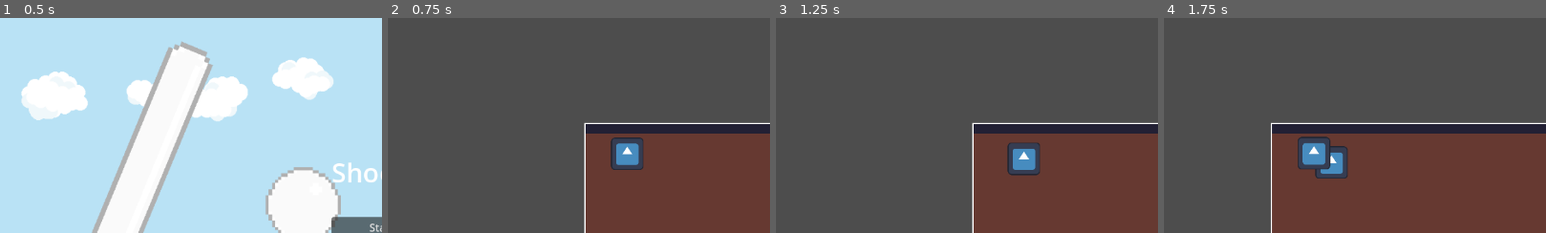
Above: before the commit, frames 1-4 (left to right).
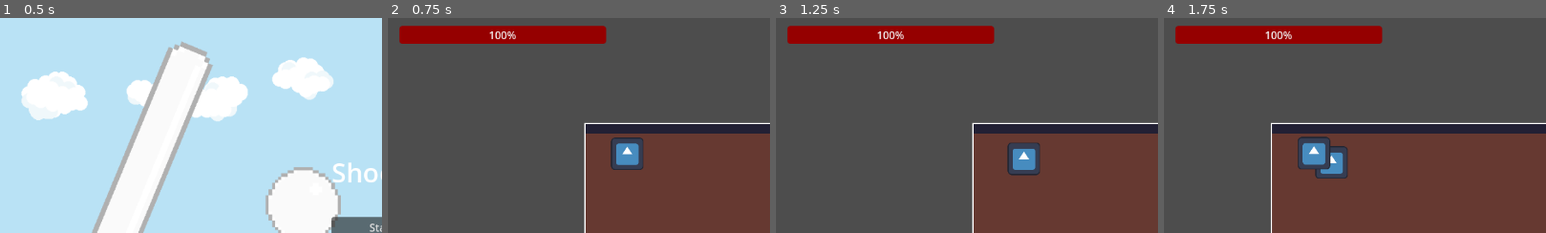
Above: after the commit, the same moments.

Repository: adel-bensalem/shooter
Game: Godot game, scene res://root.tscn
Two runs of this game, one before a commit and one after it. Both use one fixed random seed, a clock stepped at 60 frames per second and the inputs below. The engine's default icon, where the game draws it, is replaced by a stand-in: a white triangle on a blue panel in a dark square.
Inputs (mouse positions are % of the whole screen's width and height, from its top left):
- Up to frame 1 (0.5 s): no input
- Up to frame 2 (0.75 s): click "Start" at 0.5 s
- Up to frame 3 (1.25 s): no input
- Up to frame 4 (1.75 s): tap Enter at 1.25 s; move the mouse to (72, 45) at 1.27 s; hold Right (move_right) from 1.28 s (still down); click (72, 45) at 1.35 s
The pictures show only the part of the screen within x 0-50%, y 0-50%; the shares and areas given below are measured in that part.

Frame 1 is identical in both runs. In frame 2, 4.6% of the frame differs, in the area x 3-58%, y 3-12%; in frame 3, 4.6%; in frame 4, 4.6%.

Commit message:
add player health

Diff:
--- a/common/bullet/bullet.gd
+++ b/common/bullet/bullet.gd
@@ -5,6 +5,7 @@
 
 @export var speed: int = 100
 @export var target: Vector2 = Vector2.ZERO
+@export var damage: float = 10
 
 var initial_position = Vector2.ZERO
 
@@ -26,3 +27,6 @@
 	var has_gone_beyond_y = (target.y <= position.y) if direction.y < 0 else (target.y >= position.y)
 
 	return has_gone_beyond_x && has_gone_beyond_y
+
+func get_attack_damage():
+	return damage
--- a/common/enemy/enemy.gd
+++ b/common/enemy/enemy.gd
@@ -2,12 +2,37 @@
 
 signal collide(enemy: CharacterBody2D, collision: KinematicCollision2D)
 
-@export var speed = 30.0
+@export var speed: float = 30.0
 @export var target: CharacterBody2D
+@export var damage: float = 10
+@export var max_health: float = 100:
+	set(h):
+		health = h
+		max_health = h
 
+@onready var health_bar = $HealthBar
+
+var health = 100:
+	set(h):
+		health = h
+		$HealthBar.health = h
 
 func _physics_process(delta):
+	if is_dead():
+		return
+
 	var collision = move_and_collide((target.position - position).normalized() * delta * speed)
 
 	if !!collision:
 		collide.emit(self, collision)
+
+	health_bar.visible = health < max_health
+
+func is_dead():
+	return health <= 0
+
+func take_damage(damage: float):
+	health -= damage
+
+func get_attack_damage():
+	return damage
--- a/common/enemy/enemy.tscn
+++ b/common/enemy/enemy.tscn
@@ -1,7 +1,8 @@
-[gd_scene load_steps=4 format=3 uid="uid://m8pk3046l8k6"]
+[gd_scene load_steps=5 format=3 uid="uid://m8pk3046l8k6"]
 
 [ext_resource type="Script" path="res://common/enemy/enemy.gd" id="1_ewsu0"]
 [ext_resource type="Texture2D" uid="uid://cjm6spgsu2ny0" path="res://icon.svg" id="1_wgtgn"]
+[ext_resource type="PackedScene" uid="uid://dphonhl5srxks" path="res://common/health_bar/health_bar.tscn" id="2_e5b1u"]
 
 [sub_resource type="RectangleShape2D" id="RectangleShape2D_gae2o"]
 size = Vector2(50.5, 52)
@@ -11,6 +12,10 @@
 collision_mask = 11
 script = ExtResource("1_ewsu0")
 
+[node name="HealthBar" parent="." instance=ExtResource("2_e5b1u")]
+visible = false
+position = Vector2(-15, -39)
+
 [node name="Sprite2D" type="Sprite2D" parent="."]
 position = Vector2(0, 1)
 scale = Vector2(0.382812, 0.382812)
--- /dev/null
+++ b/common/health_bar/health_bar.gd
@@ -0,0 +1,10 @@
+extends Node2D
+
+@export var health: float:
+	set(h):
+		$ProgressBar.value = h
+		health = h
+@export var max_health: float:
+	set(th):
+		$ProgressBar.max_value = th
+		max_health = th
--- /dev/null
+++ b/common/health_bar/health_bar.tscn
@@ -0,0 +1,16 @@
+[gd_scene load_steps=3 format=3 uid="uid://dphonhl5srxks"]
+
+[ext_resource type="Script" path="res://common/health_bar/health_bar.gd" id="1_uuesv"]
+
+[sub_resource type="StyleBoxFlat" id="StyleBoxFlat_2ta0m"]
+bg_color = Color(0.698039, 0, 0, 1)
+
+[node name="HealthBar" type="Node2D"]
+script = ExtResource("1_uuesv")
+
+[node name="ProgressBar" type="ProgressBar" parent="."]
+offset_right = 31.0
+offset_bottom = 7.0
+theme_override_font_sizes/font_size = 1
+theme_override_styles/fill = SubResource("StyleBoxFlat_2ta0m")
+value = 100.0
--- /dev/null
+++ b/common/hud/hud.gd
@@ -0,0 +1,10 @@
+extends CanvasLayer
+
+@export var health: float:
+	set(h):
+		$HealthBar.value = h
+		health = h
+@export var max_health: float:
+	set(th):
+		$HealthBar.max_value = th
+		max_health = th
--- /dev/null
+++ b/common/hud/hud.tscn
@@ -0,0 +1,28 @@
+[gd_scene load_steps=3 format=3 uid="uid://b6ymeqvwjsxuw"]
+
+[ext_resource type="Script" path="res://common/hud/hud.gd" id="1_6rykm"]
+
+[sub_resource type="StyleBoxFlat" id="StyleBoxFlat_yjum6"]
+bg_color = Color(0.584314, 0, 0, 1)
+corner_radius_top_left = 5
+corner_radius_top_right = 5
+corner_radius_bottom_right = 5
+corner_radius_bottom_left = 5
+
+[node name="HUD" type="CanvasLayer"]
+script = ExtResource("1_6rykm")
+
+[node name="ReferenceRect" type="ReferenceRect" parent="."]
+anchors_preset = 15
+anchor_right = 1.0
+anchor_bottom = 1.0
+grow_horizontal = 2
+grow_vertical = 2
+
+[node name="HealthBar" type="ProgressBar" parent="."]
+offset_left = 17.0
+offset_top = 12.0
+offset_right = 329.0
+offset_bottom = 39.0
+theme_override_styles/fill = SubResource("StyleBoxFlat_yjum6")
+value = 100.0
--- a/scenes/game/test_level/test_level.gd
+++ b/scenes/game/test_level/test_level.gd
@@ -4,15 +4,24 @@
 
 @onready var player = $Player
 @onready var spawn_point = $SpawnPoint
-@onready var timer = $Timer
+@onready var spawn_timer = $SpawnTimer
+@onready var invincibility_timer = $InvincibilityTimer
+@onready var hud = $HUD
 
 var enemy_scene = preload("res://common/enemy/enemy.tscn")
 var bullet_scene = preload("res://common/bullet/bullet.tscn")
 
+var player_health = 100:
+	set(h):
+		player_health = h
+		$HUD.health = h
+var is_player_invincible = false
+
 func _ready():
 	spawn_enemy()
 
-	timer.timeout.connect(on_timeout)
+	spawn_timer.timeout.connect(on_spawn_timeout)
+	invincibility_timer.timeout.connect(on_invincibility_timeout)
 
 func spawn_enemy():
 	var enemy = enemy_scene.instantiate()
@@ -48,16 +57,40 @@
 	remove_child(bullet)
 
 	if is_enemy(collider):
-		remove_child(collider)
+		collider.take_damage(bullet.get_attack_damage())
+
+		if collider.is_dead():
+			remove_child(collider)
 
 func on_enemy_collide(enemy: CharacterBody2D, collision: KinematicCollision2D):
 	var collider = collision.get_collider()
 
-	if collider == player:
-		game_over.emit()
+	if collider == player && can_player_take_damage():
+		take_player_damage(enemy.get_attack_damage())
+
+		if is_player_dead():
+			game_over.emit()
+		else:
+			make_player_invincible()
 
 func is_enemy(collider: Object):
 	return collider.is_in_group("Enemy")
 
-func on_timeout():
+func on_spawn_timeout():
 	spawn_enemy()
+
+func on_invincibility_timeout():
+	is_player_invincible = false
+
+func is_player_dead():
+	return player_health <= 0
+
+func can_player_take_damage():
+	return !is_player_invincible
+
+func take_player_damage(damage: float):
+	player_health -= damage
+
+func make_player_invincible():
+	is_player_invincible = true
+	invincibility_timer.start()
--- a/scenes/game/test_level/test_level.tscn
+++ b/scenes/game/test_level/test_level.tscn
@@ -1,8 +1,9 @@
-[gd_scene load_steps=6 format=3 uid="uid://cukyt017s0bg4"]
+[gd_scene load_steps=7 format=3 uid="uid://cukyt017s0bg4"]
 
 [ext_resource type="PackedScene" uid="uid://dkid8tmijup4m" path="res://common/player/player.tscn" id="1_aj46c"]
 [ext_resource type="Script" path="res://scenes/game/test_level/test_level.gd" id="1_e3qj2"]
 [ext_resource type="Texture2D" uid="uid://6rfmaxob23qj" path="res://scenes/game/test_level/map.png" id="2_2laha"]
+[ext_resource type="PackedScene" uid="uid://b6ymeqvwjsxuw" path="res://common/hud/hud.tscn" id="4_o1whm"]
 
 [sub_resource type="TileSetAtlasSource" id="TileSetAtlasSource_3chux"]
 texture = ExtResource("2_2laha")
@@ -79,5 +80,10 @@
 [node name="SpawnPoint" type="Marker2D" parent="."]
 position = Vector2(60, 43)
 
-[node name="Timer" type="Timer" parent="."]
+[node name="SpawnTimer" type="Timer" parent="."]
 autostart = true
+
+[node name="InvincibilityTimer" type="Timer" parent="."]
+one_shot = true
+
+[node name="HUD" parent="." instance=ExtResource("4_o1whm")]
